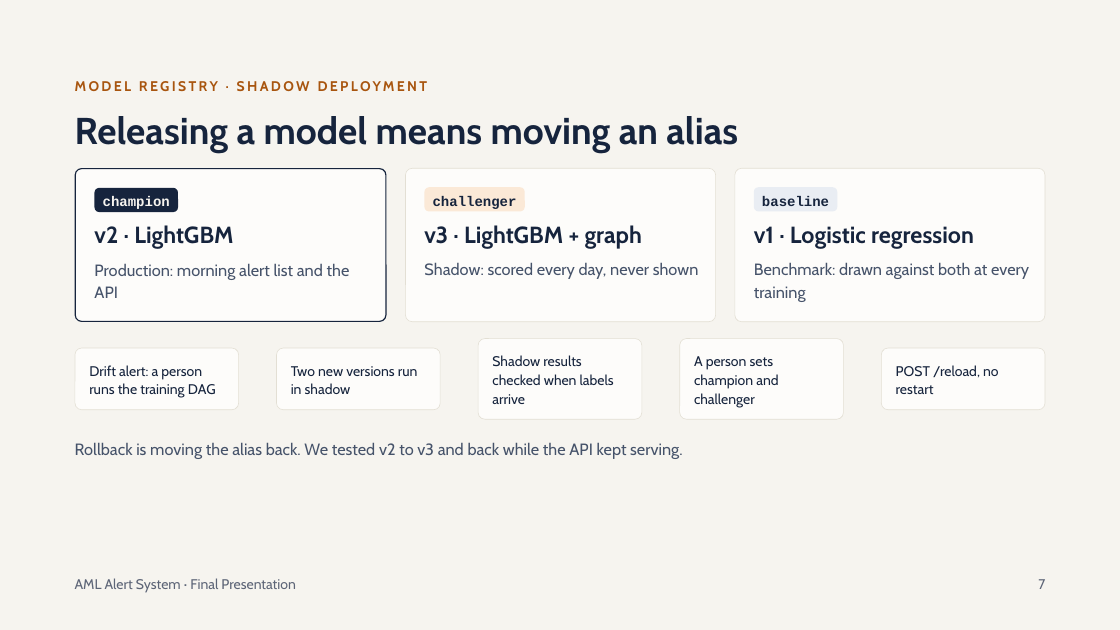
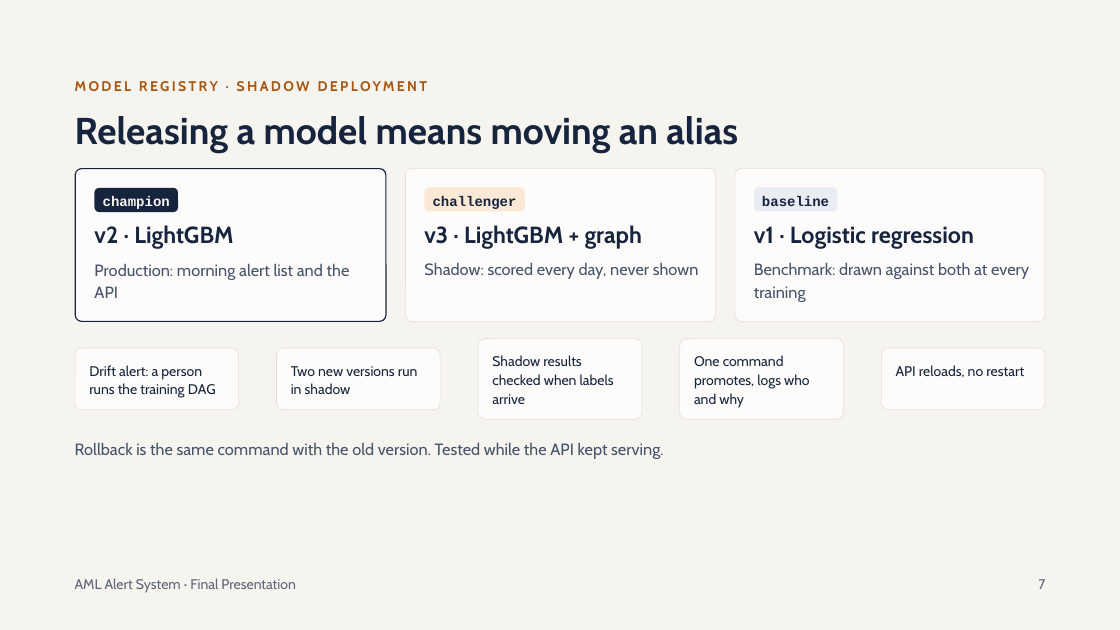
Before and after one commit to Alekhya-koda/Anti-Money-Laundering, a slide deck: slide 7 of reports/AML Alert System Final Presentation.pptx. Drawn at 1120x630 pixels with LibreOffice and Linux fonts; fonts in the diff are those of the drawing; background and template pictures are left out. Boxes give left, top, right and bottom in pixels: in the first picture for what was removed or moved away, otherwise in the second. Text is boxed around its words. In the diff, an @@ line names an element or a change of style, - is before the commit and + after.

Commit message:
init

```diff
--- a/reports/AML Alert System Final Presentation.pptx
+++ b/reports/AML Alert System Final Presentation.pptx
@@ text in rounded rectangle at <box>694,355,809,408</box>: text changed @@
-A person sets champion and challenger
+One command promotes, logs who and why
@@ text in rounded rectangle at <box>896,365,1024,378</box>: text changed @@
-POST /reload, no restart
+API reloads, no restart
@@ text at <box>75,442,664,459</box>: text changed @@
-Rollback is moving the alias back. We tested v2 to v3 and back while the API kept serving.
+Rollback is the same command with the old version. Tested while the API kept serving.
```
